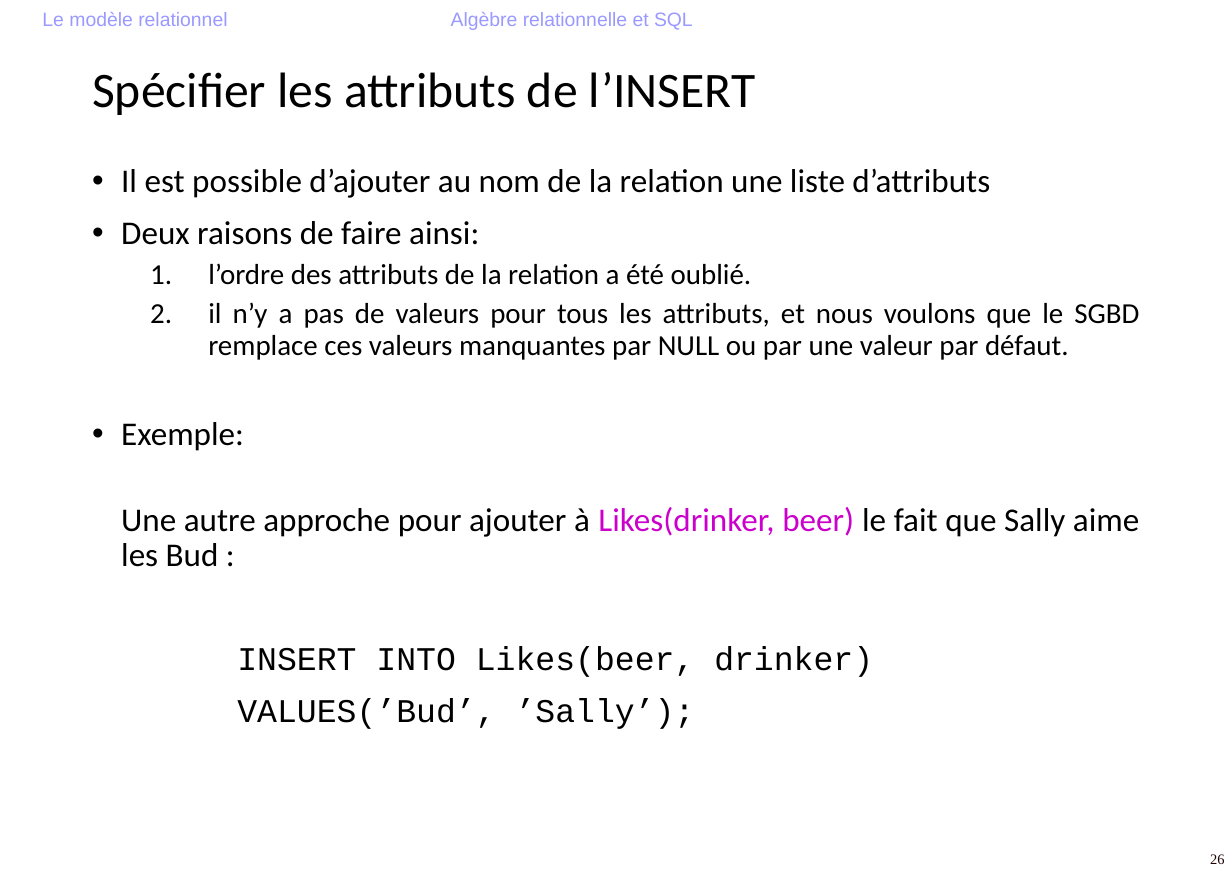
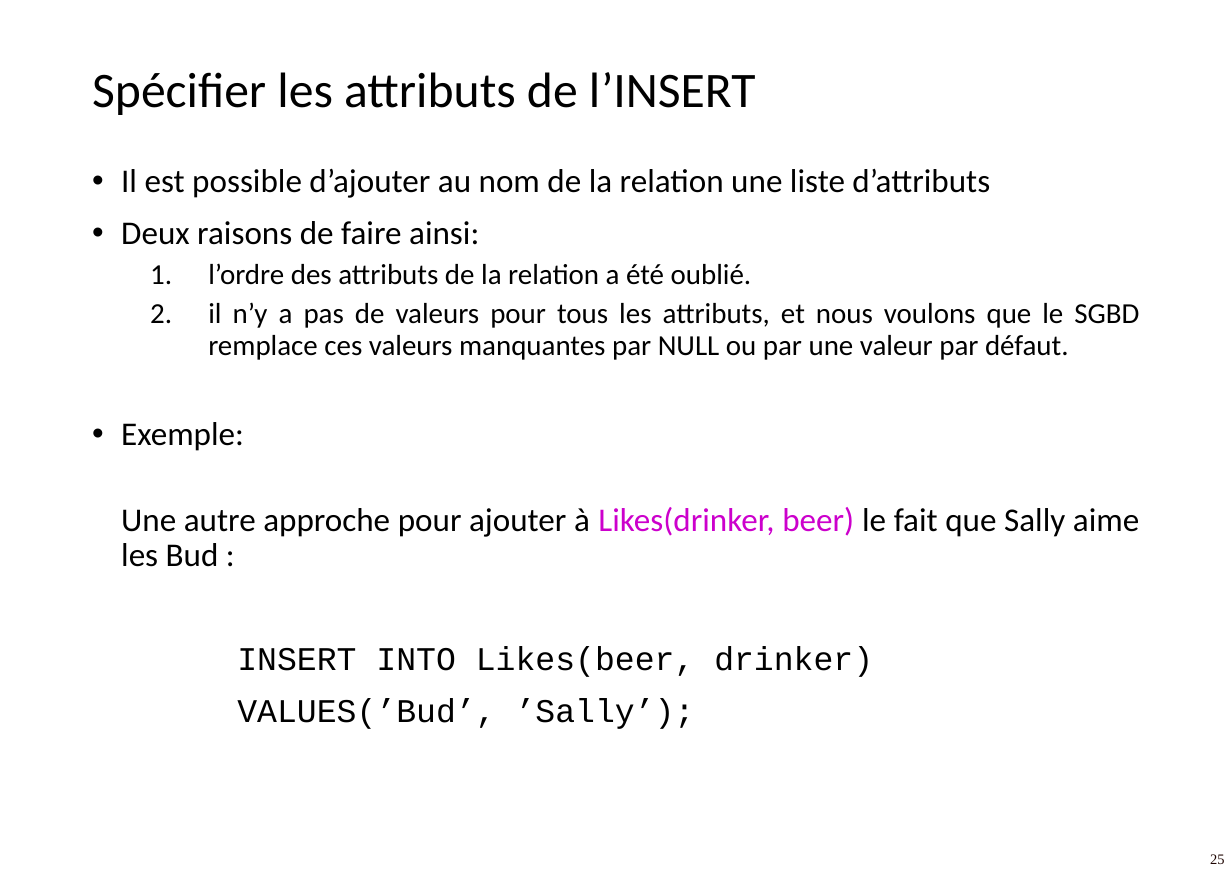
Before and after one commit to flouvat/R3.07-SQL-Langage-Programmation-Pages, a slide deck: slide 25 of docs/CM/R3.07_SQL_Lang_Prog-Chapitre0.pptx (slide 26 before the commit). Drawn at 1232x871 pixels with LibreOffice and Linux fonts; fonts in the diff are those of the drawing; background and template pictures are left out. Boxes give left, top, right and bottom in pixels: in the first picture for what was removed or moved away, otherwise in the second. Text is boxed around its words. In the diff, an @@ line names an element or a change of style, - is before the commit and + after.

```diff
--- a/docs/CM/R3.07_SQL_Lang_Prog-Chapitre0.pptx
+++ b/docs/CM/R3.07_SQL_Lang_Prog-Chapitre0.pptx
@@ text removed at box(42, 12, 227, 26) @@
-Le modèle relationnel
@@ text removed at box(451, 12, 693, 30) @@
-Algèbre relationnelle et SQL
@@ page number at box(1210, 854, 1224, 864): text changed @@
-26
+25
```
Also in this commit, not shown: 1 other slide changed, 1 slide removed.
